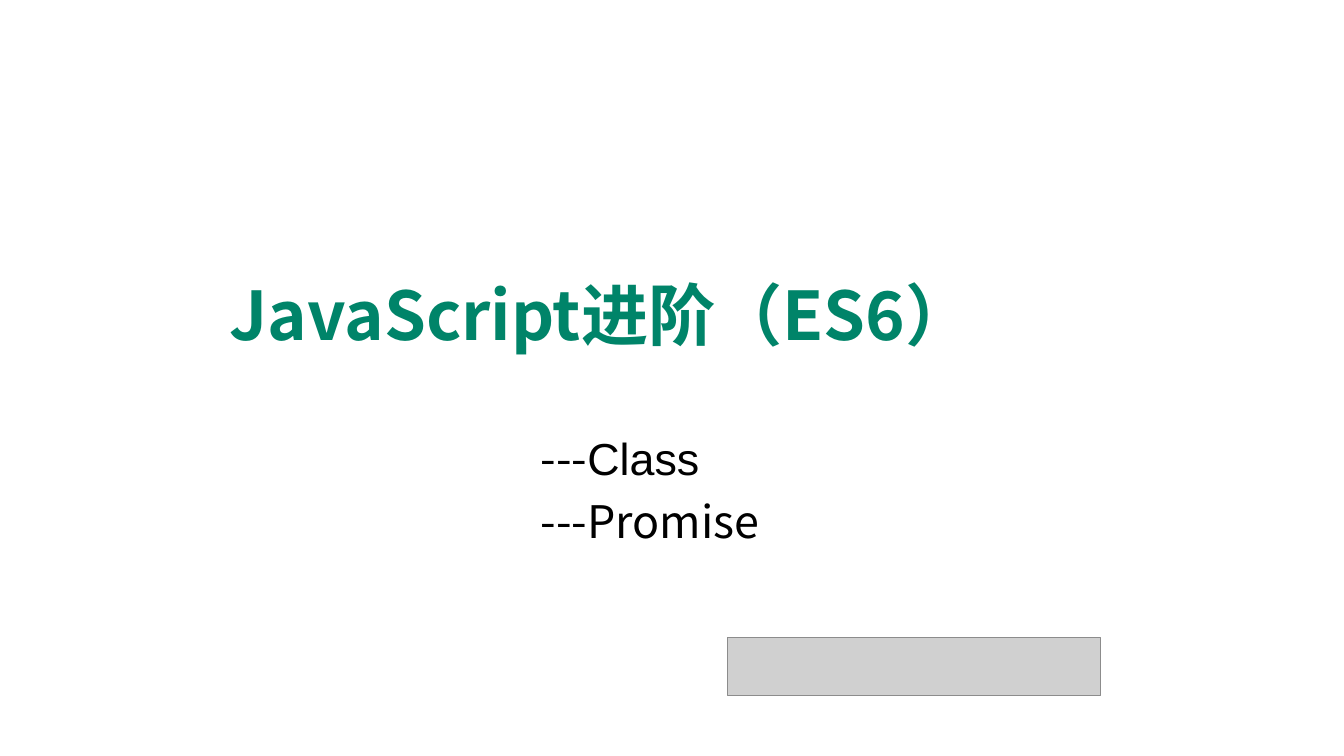
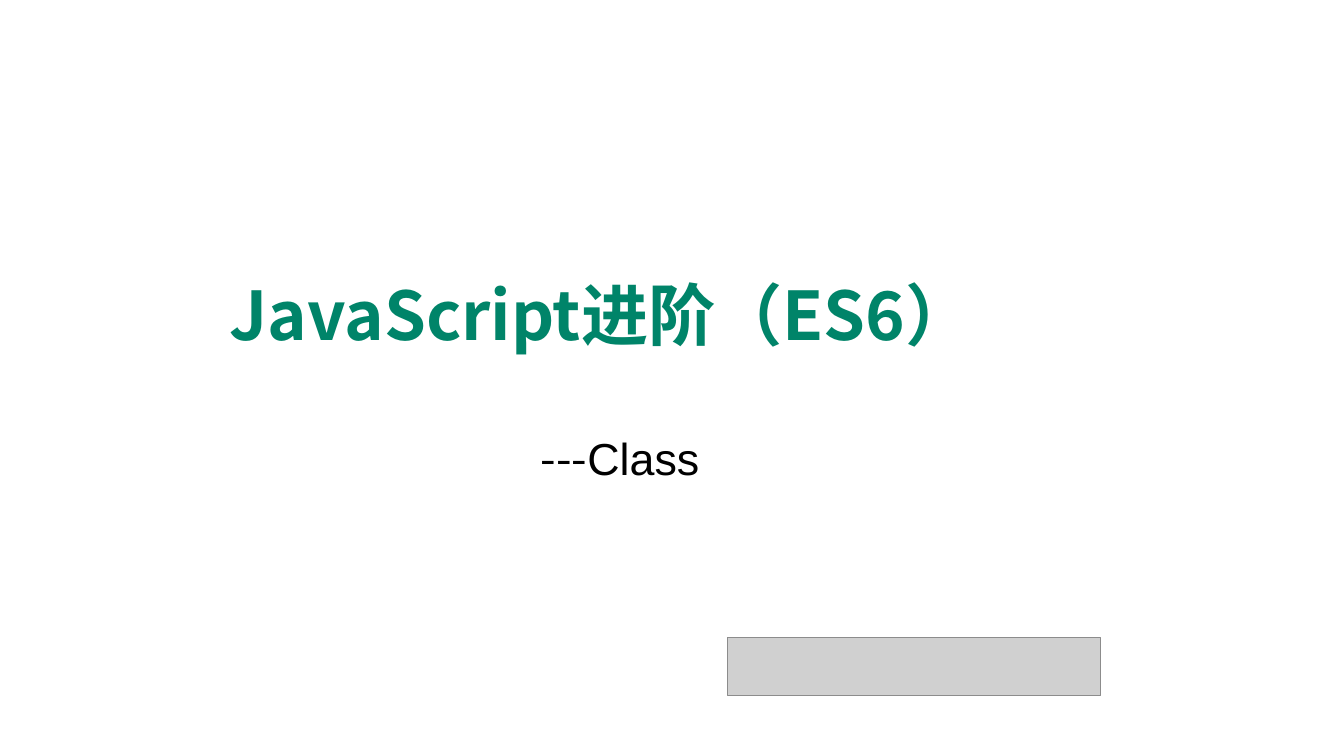
Before and after one commit to edu2act/course-javascript-advanced, a slide deck: slide 1 of 课程PPT/15.ECMAScript 6 三.pptx. Drawn at 1344x756 pixels with LibreOffice and Linux fonts; fonts in the diff are those of the drawing; grey boxes stand for pictures; background and template pictures are left out. Boxes give left, top, right and bottom in pixels: in the first picture for what was removed or moved away, otherwise in the second. Text is boxed around its words. In the diff, an @@ line names an element or a change of style, - is before the commit and + after.

```diff
--- a/课程PPT/15.ECMAScript 6 三.pptx
+++ b/课程PPT/15.ECMAScript 6 三.pptx
@@ text removed at box(541, 503, 760, 539) @@
----Promise
```
Also in this commit, not shown: 12 slides added, 1 slide removed, 16 other files.
